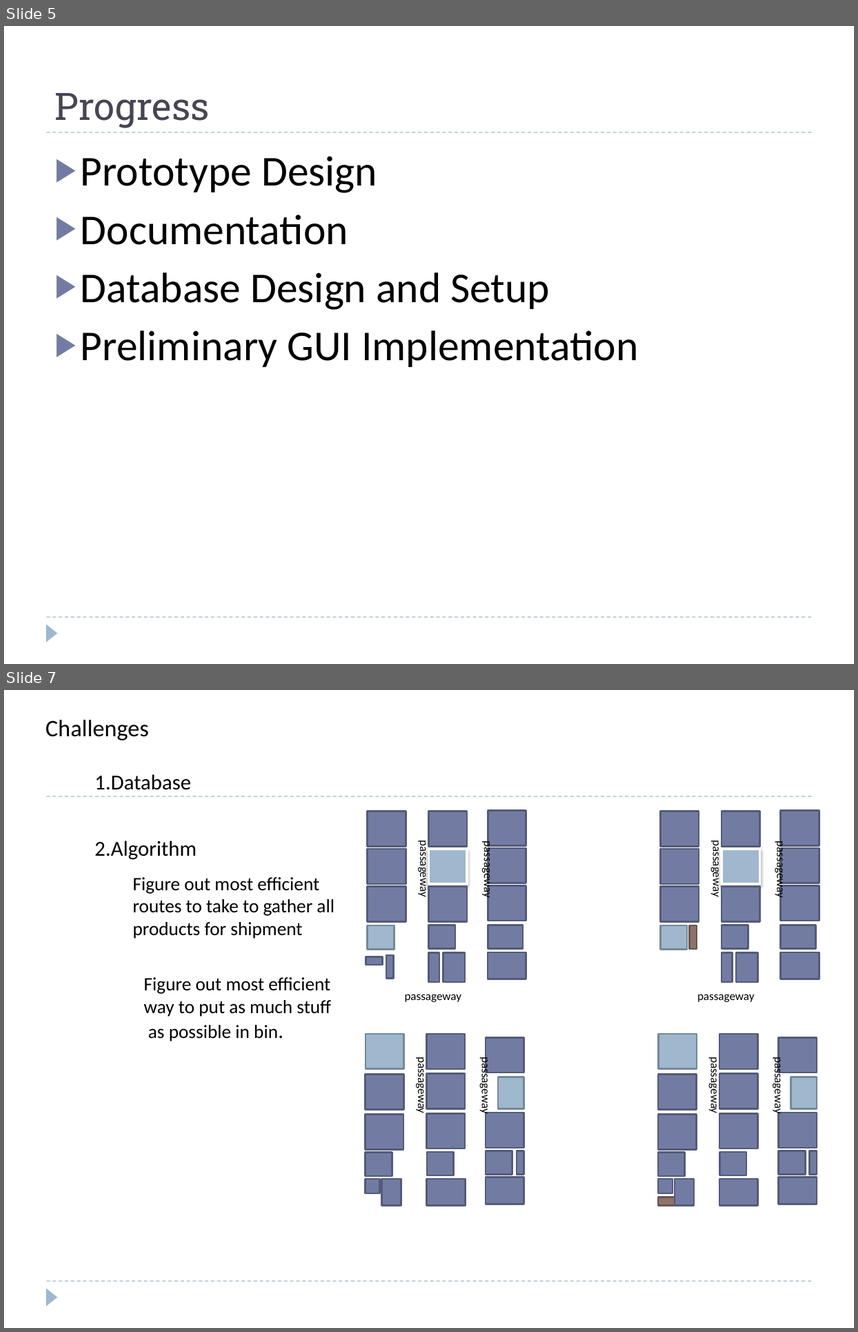
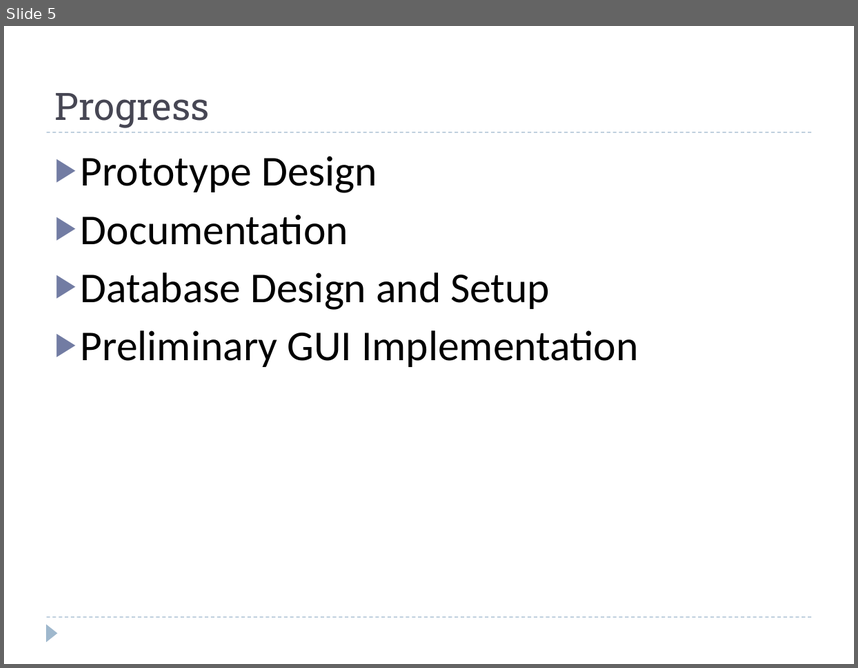
Before and after one commit to mtriff/cmpt370-warehouse, a slide deck: docs/presentation-proposal/group02-proposalPresentation-warehouse.pptx. Shown one above the other, each under a label of ours: slides 5 and 7 before the commit, slide 5 after it; the slides between them are not shown. The pictures are 858x1332 and 858x668 pixels, drawn with LibreOffice and Linux fonts; fonts in the diff are those of the drawing. Boxes give left, top, right and bottom in pixels: in the first picture for what was removed or moved away, otherwise in the second. Text is boxed around its words. In the diff, an @@ line names an element or a change of style, - is before the commit and + after.

```diff
--- a/docs/presentation-proposal/group02-proposalPresentation-warehouse.pptx
+++ b/docs/presentation-proposal/group02-proposalPresentation-warehouse.pptx
@@ slide 7 removed at box(4, 690, 854, 1328), background #FFFFFF; not listed: 3 template elements that a slide beside it also shows @@
@@ text removed at box(45, 720, 149, 740) @@
-Challenges
@@ text removed at box(94, 774, 191, 790) @@
-1.Database
@@ text removed at box(94, 840, 197, 860) @@
-2.Algorithm
@@ text removed at box(133, 877, 335, 938) @@
-Figure out most efficient
-routes to take to gather all
-products for shipment
@@ group removed at box(366, 811, 819, 1205): 68 rectangles, 10 texts @@
-passageway
-passageway
-passageway
-passageway
-passageway
-passageway
-passageway
-passageway
-passageway
-passageway
@@ text removed at box(144, 977, 331, 1041) @@
-Figure out most efficient
-way to put as much stuff
-as possible in bin.
```
Also in this commit, not shown: 4 slides changed, 3 slides added, 4 other slides removed.
